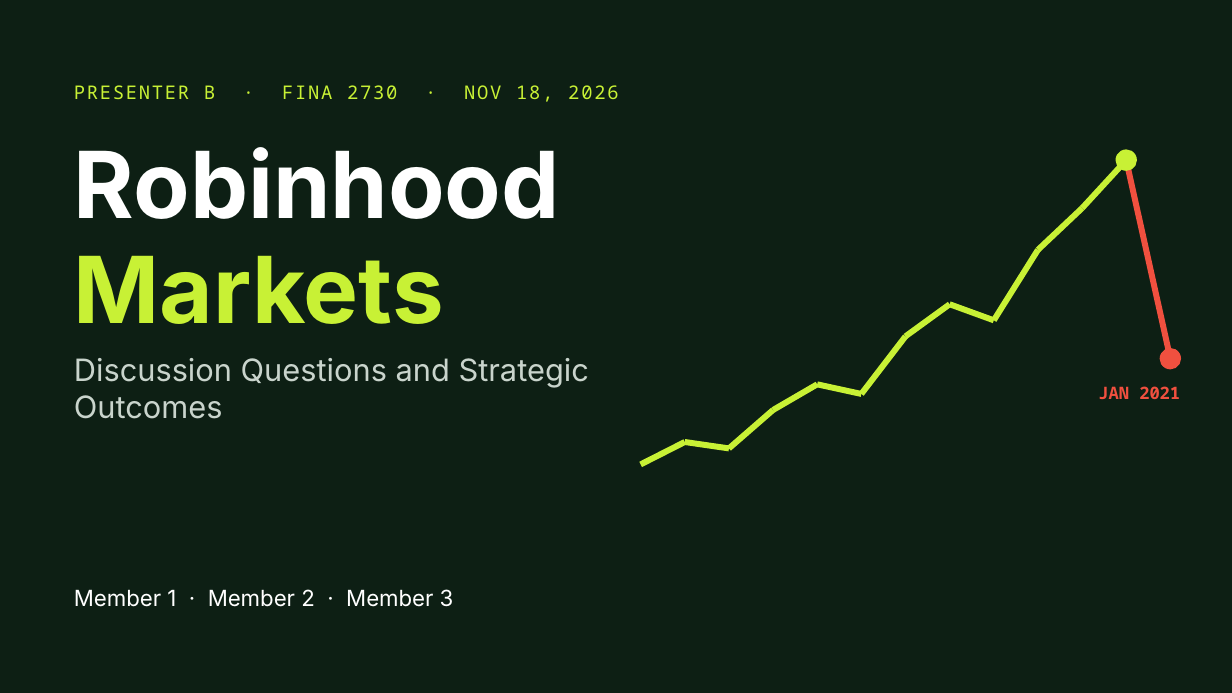
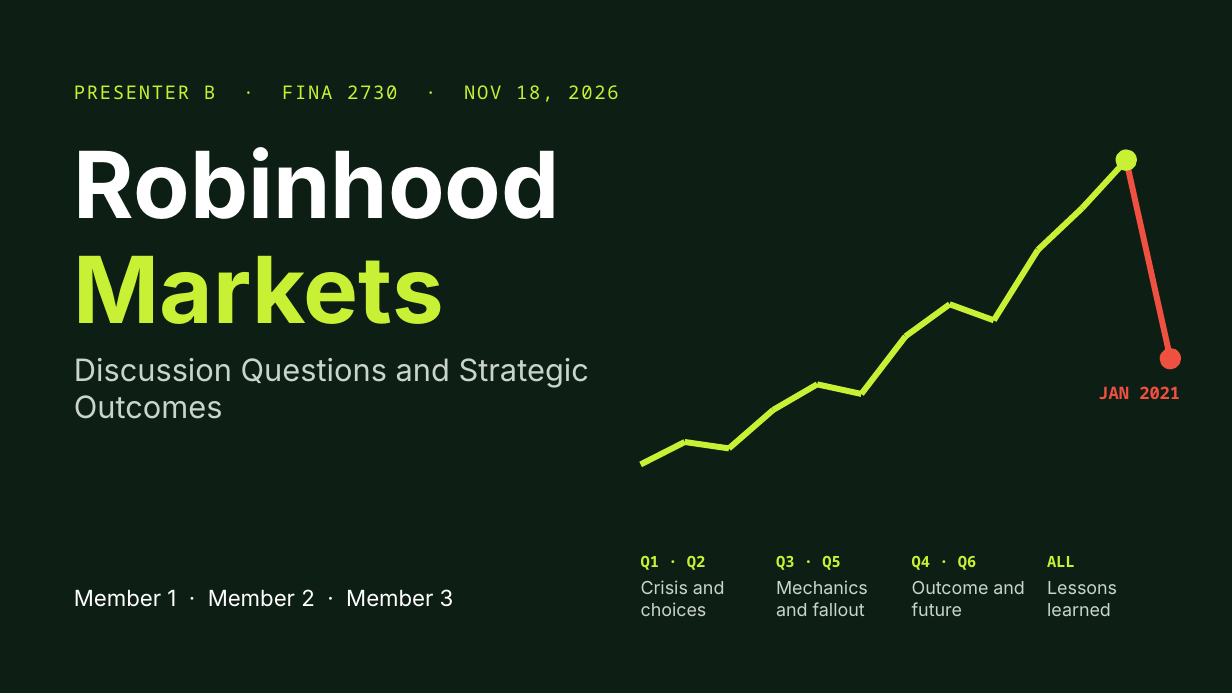
Before and after one commit to melissalcaraz1/DF, a slide deck: slide 1 of robinhood/Robinhood_Member1_Slides.pptx. Drawn at 1232x693 pixels with LibreOffice and Linux fonts; fonts in the diff are those of the drawing. Boxes give left, top, right and bottom in pixels: in the first picture for what was removed or moved away, otherwise in the second. Text is boxed around its words. In the diff, an @@ line names an element or a change of style, - is before the commit and + after.

```diff
--- a/robinhood/Robinhood_Member1_Slides.pptx
+++ b/robinhood/Robinhood_Member1_Slides.pptx
@@ text added at (641, 556, 706, 570), 9 pt, text #C8F135, bold @@
+Q1 · Q2
@@ text added at (776, 556, 841, 570), 9 pt, text #C8F135, bold @@
+Q3 · Q5
@@ text added at (912, 556, 977, 570), 9 pt, text #C8F135, bold @@
+Q4 · Q6
@@ text added at (1047, 556, 1075, 567), 9 pt, text #C8F135, bold @@
+ALL
@@ text added at (641, 580, 725, 616), 10.5 pt, text #C9D4CC @@
+Crisis and choices
@@ text added at (776, 580, 868, 616), 10.5 pt, text #C9D4CC @@
+Mechanics and fallout
@@ text added at (912, 581, 1025, 616), 10.5 pt, text #C9D4CC @@
+Outcome and future
@@ text added at (1047, 581, 1117, 616), 10.5 pt, text #C9D4CC @@
+Lessons learned
```
Also in this commit, not shown: 1 other slide changed, 3 other files.
